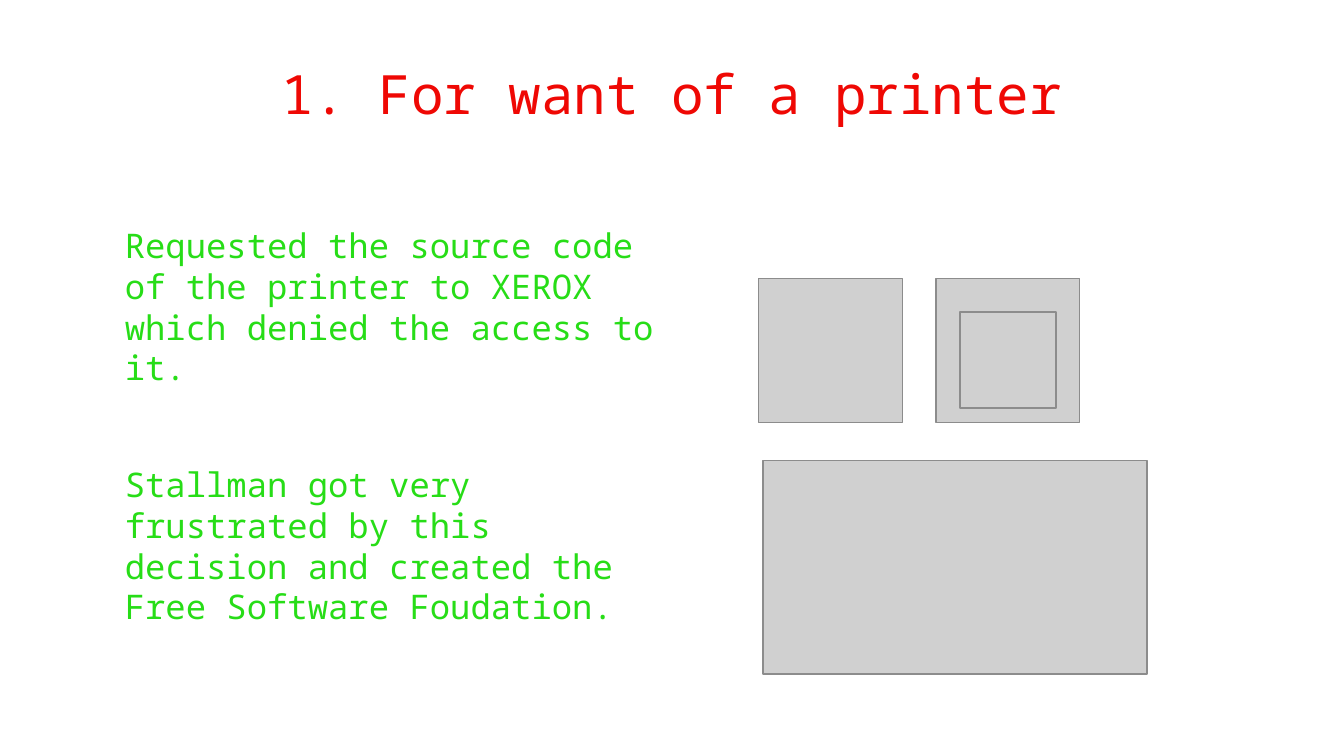
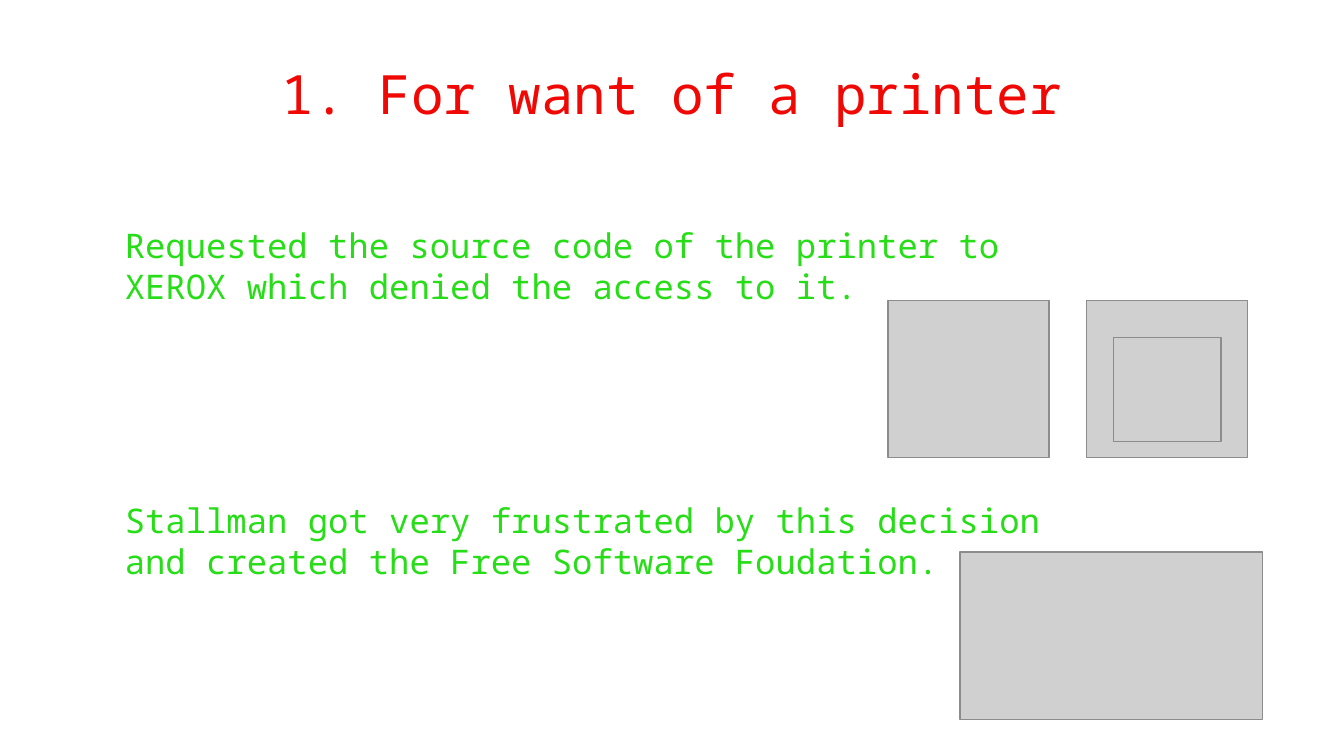
Before and after one commit to WAPEETY/open-source-presentation, a slide deck: slide 6 of open_source.odp (slide 5 before the commit). Drawn at 1344x756 pixels with LibreOffice and Linux fonts; fonts in the diff are those of the drawing; grey boxes stand for pictures; background and template pictures are left out. Boxes give left, top, right and bottom in pixels: in the first picture for what was removed or moved away, otherwise in the second. Text is boxed around its words. In the diff, an @@ line names an element or a change of style, - is before the commit and + after.

```diff
--- a/open_source.odp
+++ b/open_source.odp
@@ text "Requested the source code of ..." rewrapped from [125, 232, 654, 620] to [125, 232, 1040, 575] @@
@@ picture: place and size @@
-picture at [960, 312, 1056, 409]
+picture at [888, 301, 1049, 457]
@@ picture: place and size @@
-picture at [937, 278, 1081, 422]
+picture at [1087, 301, 1248, 457]
@@ picture: place and size @@
-picture at [759, 278, 903, 422]
+picture at [1113, 338, 1221, 443]
@@ picture: place and size @@
-picture at [763, 461, 1148, 674]
+picture at [960, 552, 1262, 721]
```
Also in this commit, not shown: 5 other slides changed, 1 slide added.
